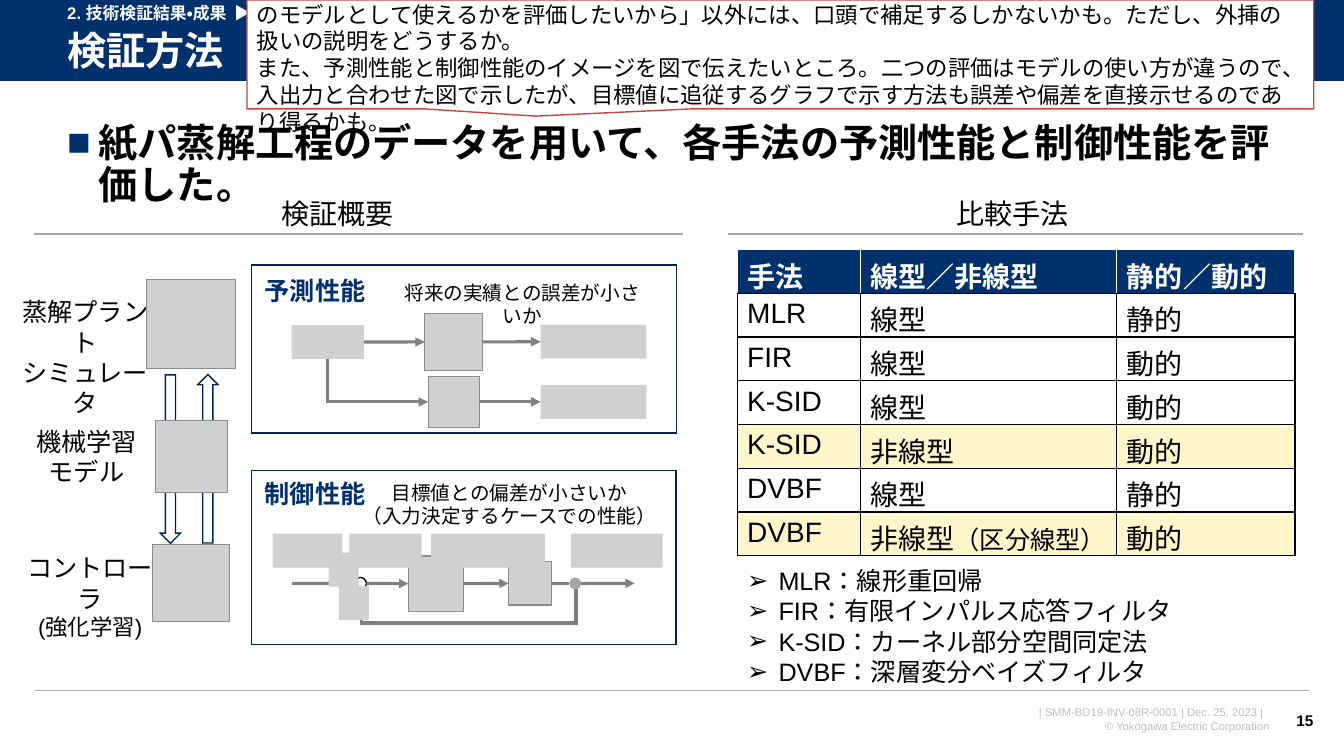
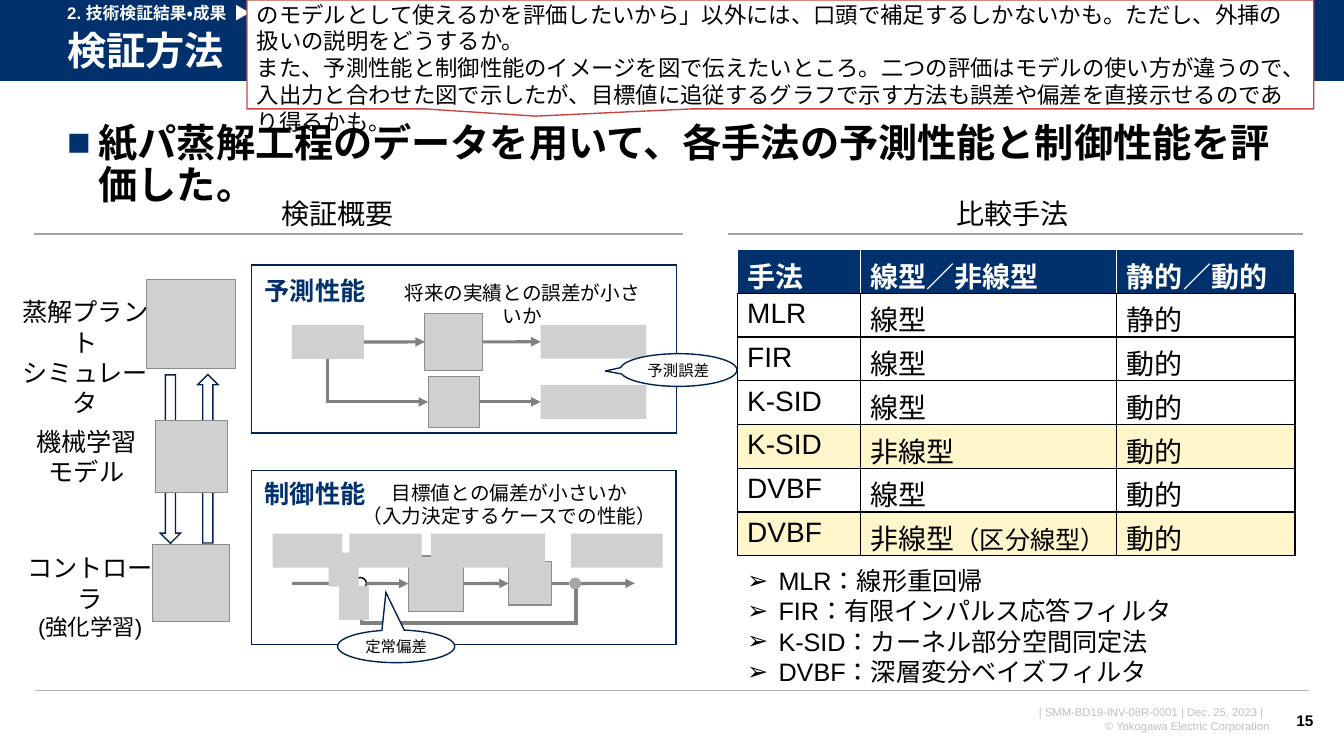
Before and after one commit to watarukumagai-git/opt, a slide deck: slide 15 of SoS/20231211_連携最適_LR2資料_kuma.pptx. Drawn at 1344x756 pixels with LibreOffice and Linux fonts; fonts in the diff are those of the drawing; grey boxes stand for pictures; background and template pictures are left out. Boxes give left, top, right and bottom in pixels: in the first picture for what was removed or moved away, otherwise in the second. Text is boxed around its words. In the diff, an @@ line names an element or a change of style, - is before the commit and + after.

```diff
--- a/SoS/20231211_連携最適_LR2資料_kuma.pptx
+++ b/SoS/20231211_連携最適_LR2資料_kuma.pptx
@@ table at box(737, 250, 1295, 561) @@
-row 6, column 3: 静的
+row 6, column 3: 動的
@@ speech bubble added at box(620, 354, 737, 386), fill #FFFFFF, outline #002450 1 pt, 11 pt, text #000000 @@
+予測誤差
@@ speech bubble added at box(338, 630, 455, 662), fill #FFFFFF, outline #002450 1 pt, 11 pt, text #000000 @@
+定常偏差
```
Also in this commit, not shown: 15 other slides changed, 2 slides added.
